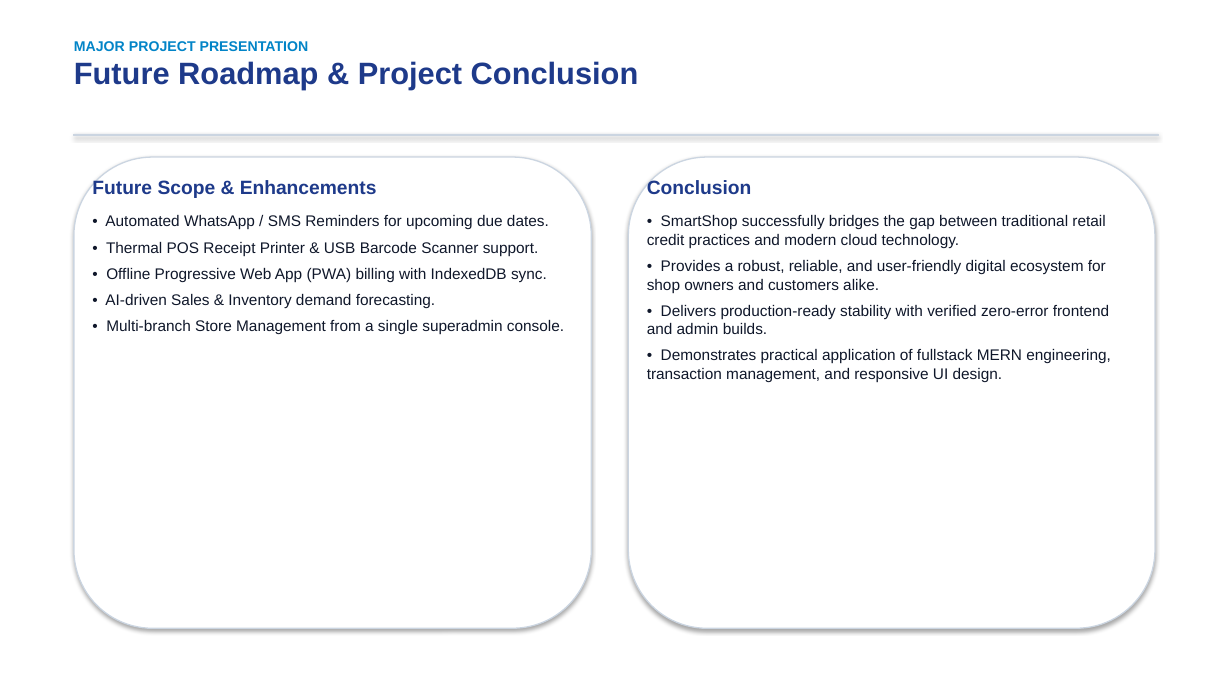
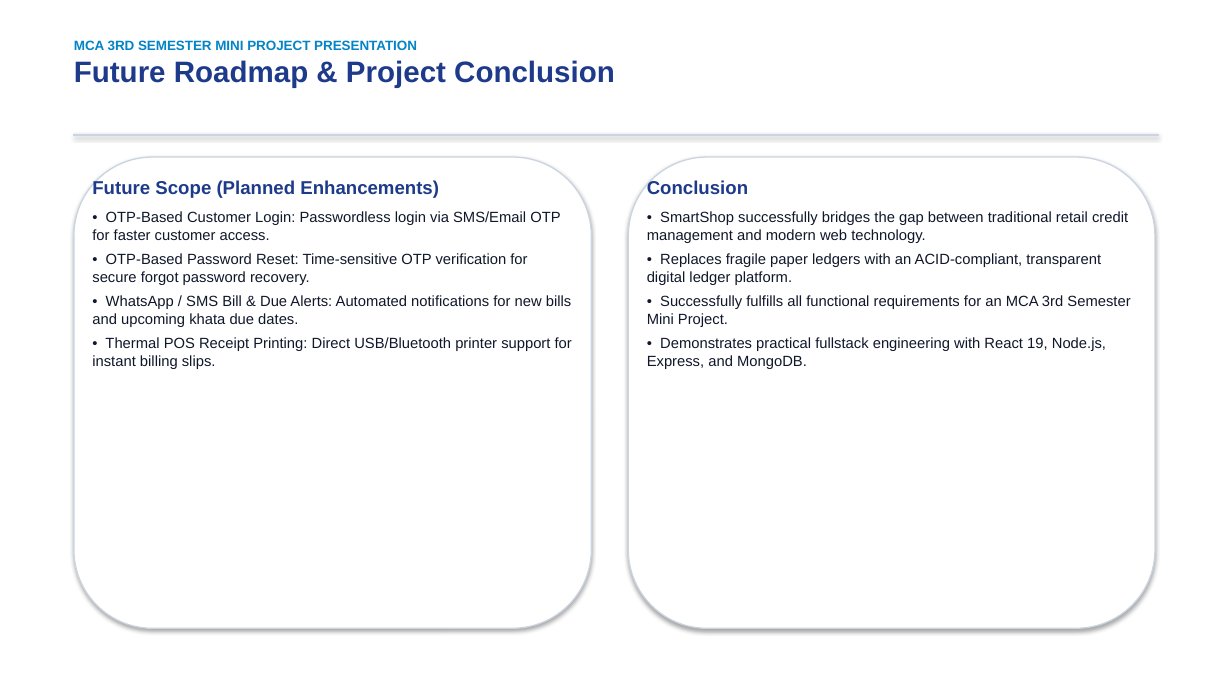
Before and after one commit to Ajitsingh57/SmartShop, a slide deck: slide 14 of docs/SmartShop_Project_Presentation.pptx. Drawn at 1232x693 pixels with LibreOffice and Linux fonts; fonts in the diff are those of the drawing. Boxes give left, top, right and bottom in pixels: in the first picture for what was removed or moved away, otherwise in the second. Text is boxed around its words. In the diff, an @@ line names an element or a change of style, - is before the commit and + after.

```diff
--- a/docs/SmartShop_Project_Presentation.pptx
+++ b/docs/SmartShop_Project_Presentation.pptx
@@ text at box(74, 40, 417, 50): text changed; size 11 to 10.5 pt @@
-MAJOR PROJECT PRESENTATION
+MCA 3RD SEMESTER MINI PROJECT PRESENTATION
@@ text at box(74, 60, 615, 88): size 24 to 23 pt in "Future Roadmap & Project Conclusion" @@
@@ text at box(92, 179, 572, 369): text changed; size 12 to 11.5 pt @@
-Future Scope & Enhancements
-• Automated WhatsApp / SMS Reminders for upcoming due dates.
-• Thermal POS Receipt Printer & USB Barcode Scanner support.
-• Offline Progressive Web App (PWA) billing with IndexedDB sync.
-• AI-driven Sales & Inventory demand forecasting.
-• Multi-branch Store Management from a single superadmin console.
+Future Scope (Planned Enhancements)
+• OTP-Based Customer Login: Passwordless login via SMS/Email OTP for faster customer access.
+• OTP-Based Password Reset: Time-sensitive OTP verification for secure forgot password recovery.
+• WhatsApp / SMS Bill & Due Alerts: Automated notifications for new bills and upcoming khata due dates.
+• Thermal POS Receipt Printing: Direct USB/Bluetooth printer support for instant billing slips.
@@ text at box(647, 179, 748, 194): size 15 to 14.5 pt in "Conclusion"; less space between paragraphs @@
@@ text at box(647, 211, 1130, 369): text changed; size 12 to 11.5 pt @@
-• SmartShop successfully bridges the gap between traditional retail credit practices and modern cloud technology.
-• Provides a robust, reliable, and user-friendly digital ecosystem for shop owners and customers alike.
-• Delivers production-ready stability with verified zero-error frontend and admin builds.
-• Demonstrates practical application of fullstack MERN engineering, transaction management, and responsive UI design.
+• SmartShop successfully bridges the gap between traditional retail credit management and modern web technology.
+• Replaces fragile paper ledgers with an ACID-compliant, transparent digital ledger platform.
+• Successfully fulfills all functional requirements for an MCA 3rd Semester Mini Project.
+• Demonstrates practical fullstack engineering with React 19, Node.js, Express, and MongoDB.
```
Also in this commit, not shown: 13 other slides changed, 16 other files.
